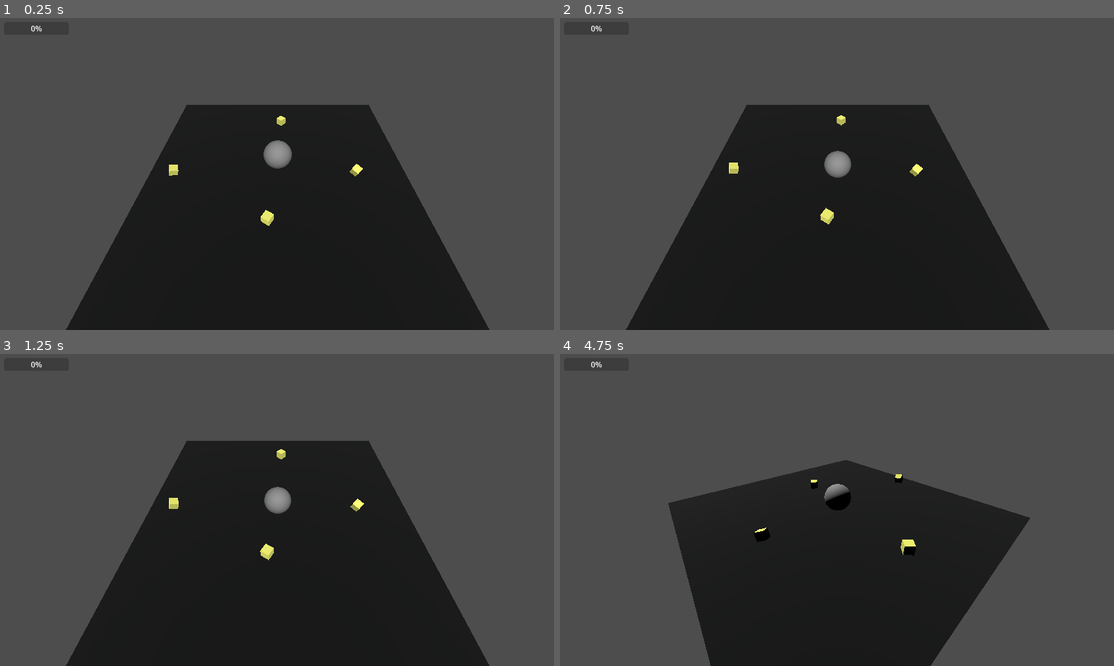
Above: before the commit, frames 1-4 (two rows, left to right).
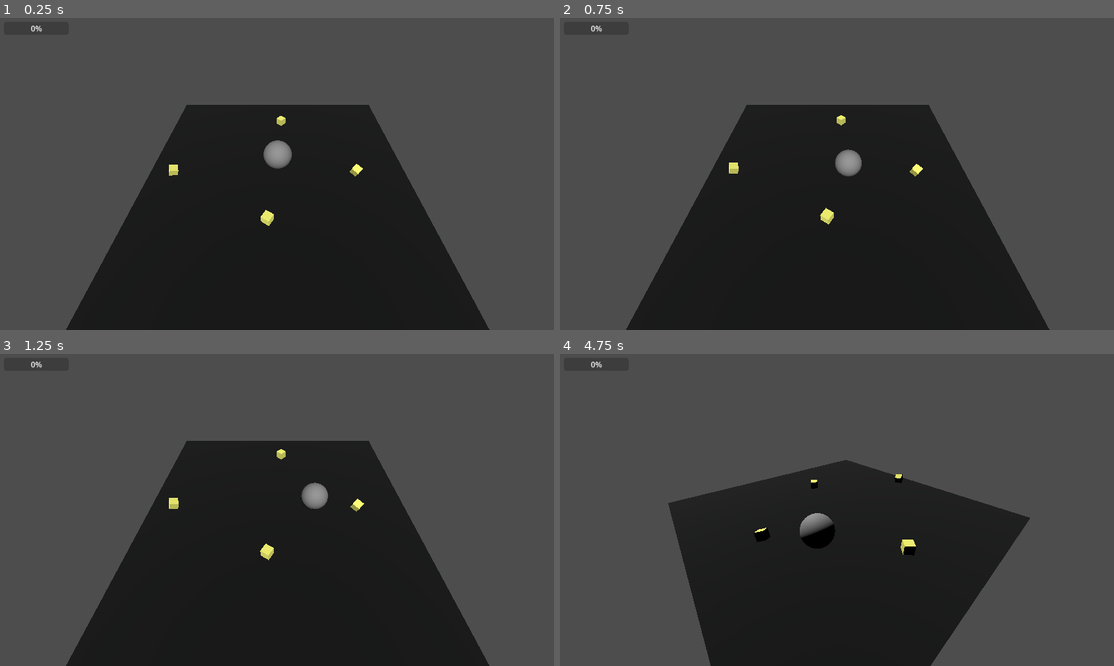
Above: after the commit, the same moments.

Repository: motionnblur/3d-prototype-godot
Game: Godot game, scene res://scenes/node_3d.tscn
Two runs of this game, one before a commit and one after it. Both use one fixed random seed, a clock stepped at 60 frames per second and the inputs below. The project has no main scene, so this scene is started directly.
Inputs (mouse positions are in pixels of both pictures, inside the frame that each line leads up to):
- Up to frame 1 (0.25 s): no input
- Up to frame 2 (0.75 s): move the mouse to (958, 158) at 0.52 s; press the mouse at (958, 158) at 0.53 s
- Up to frame 3 (1.25 s): no input
- Up to frame 4 (4.75 s): move the mouse to (726, 525) at 1.27 s; release the mouse at (726, 525) at 1.28 s; right-click (726, 525) at 1.35 s; click (726, 525) at 1.55 s; move the mouse to (892, 441) at 2.02 s; press the mouse at (892, 441) at 2.03 s; move the mouse to (809, 572) at 2.77 s; release the mouse at (809, 572) at 2.78 s; click (809, 572) at 2.85 s; move the mouse to (1003, 556) at 3.52 s; hold Right mouse button (Right_Click) 3.53-4.28 s; click (1003, 556) at 3.8 s; move the mouse to (670, 463) at 4.27 s; click (670, 463) at 4.35 s

Frame 1 is identical in both runs. In frame 2, 0.4% of the frame differs, in the area x 47-55%, y 42-52%; in frame 3, 0.7%; in frame 4, 0.8%, in the area x 43-53%, y 41-63%.

Commit message:
Move toward

Diff:
--- a/project.godot
+++ b/project.godot
@@ -45,3 +45,8 @@
 "events": [Object(InputEventMouseButton,"resource_local_to_scene":false,"resource_name":"","device":-1,"window_id":0,"a …(253 unchanged characters)…
 ]
 }
+Left_Click={
+"deadzone": 0.5,
+"events": [Object(InputEventMouseButton,"resource_local_to_scene":false,"resource_name":"","device":-1,"window_id":0,"alt_pressed":false,"shift_pressed":false,"ctrl_pressed":false,"meta_pressed":false,"button_mask":0,"position":Vector2(0, 0),"global_position":Vector2(0, 0),"factor":1.0,"button_index":1,"canceled":false,"pressed":false,"double_click":false,"script":null)
+]
+}
--- a/scripts/sphere.gd
+++ b/scripts/sphere.gd
@@ -3,6 +3,12 @@
 
 @export var speed: float
 var collided: bool = false
+var gotoPos: Vector3 = Vector3.ZERO
+var leftPressed: bool = false
+
+func _input(event: InputEvent) -> void:
+	if event.is_action_pressed("Left_Click"):
+		leftPressed = true
 
 func _process(delta: float) -> void:
 	if !collided:
@@ -19,11 +25,16 @@
 	ray_query.collide_with_areas = true
 	var raycast_result = space.intersect_ray(ray_query)
 
-	if raycast_result.size() > 0 and raycast_result.collider.name != "sphere":
-		var pos = raycast_result.position
-		pos.y = position.y
-		var dir = (pos - position).normalized()
-		position += dir*delta*speed
+	if leftPressed:
+		if raycast_result.size() > 0 and raycast_result.collider.name != "sphere":
+			leftPressed = false
+
+			var pos = raycast_result.position
+			pos.y = position.y
+			gotoPos = pos
+
+	if gotoPos != Vector3.ZERO:
+		transform.origin = transform.origin.move_toward(gotoPos, delta*2)
 
 
 func _on_body_shape_entered(body_rid: RID, body: Node, body_shape_index: int, local_shape_index: int) -> void:
